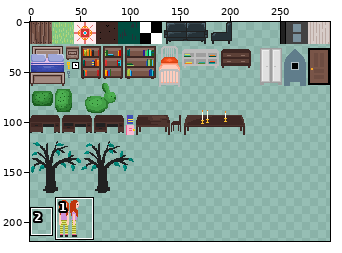
A sprite sheet gets an edit: game1/content/spritesheet.png. The picture above shows the old version from afar; the outline marks the close-up.
Close-up. Earlier state:
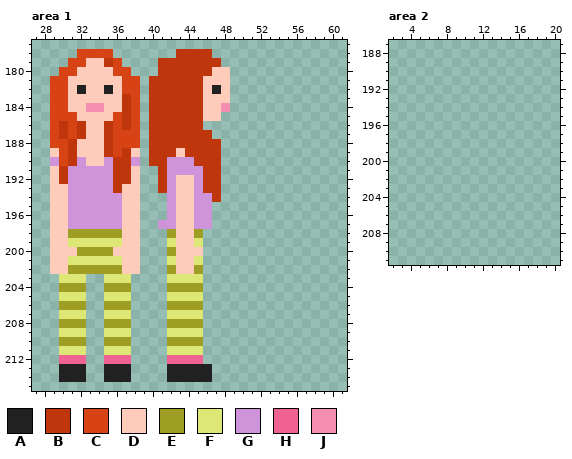
The file is 300x300 pixels. Shown: area 1: x 27..61, y 177..215; area 2: x 2..20, y 187..211. The wide view leaves out empty margins. The commit also changed other parts of the picture, which this record leaves out.
Palette (. is transparent): A #212121  B #bf360c  C #d84315  D #ffccbc  E #9e9d24  F #dce775  G #ce93d8  H #f06292  J #f48fb1
Pixels before, area 1, first column x 29:
178 ...CCCC.......BBBB..
179 ..CCDDBC....BBBBBBB.
180 .CCDDDDCC...BBBBBBDD
181 CCDDDDDDCC.BBBBBBDDD
182 CCDADDADCC.BBBBBBDAD
183 CCDDDDDDBC.BBBBBBDDD
184 CCDDJJDDBC.BBBBBBDDJ
185 CCCDDDDCBC.BBBBBBDD.
186 CBCBDDBCBC.BBBBBB...
187 CBCBDDBCCC.BBBBBBB..
188 CCBDDDBCCC.BBBBBBBB.
189 DCBDDDBCBD.BBBDBBBB.
190 GCBGDDGBBG.BBGGGBBB.
191 DBGGGGGBBD..BGGGGBB.
192 DBGGGGGBBD..BGDDGBB.
193 DDGGGGGBDD..BGDDGBB.
194 DDGGGGGGDD...GDDGGB.
195 DDGGGGGGDD...GDDGG..
196 DDGGGGGGDD...GDDGG..
197 DDGGGGGGDD..GGDDGG..
198 DDEEEEEEDD...EDDE...
199 DDFFFFFFDD...FDDF...
200 DDDEEEEDDD...EDDD...
201 DDFFFFFFDD...FDDF...
202 DDEEEEEEDD...EDDE...
203 .FFF..FFF....FFFF...
204 .EEE..EEE....EEEE...
205 .FFF..FFF....FFFF...
206 .EEE..EEE....EEEE...
207 .FFF..FFF....FFFF...
208 .EEE..EEE....EEEE...
209 .FFF..FFF....FFFF...
210 .EEE..EEE....EEEE...
211 .FFF..FFF....FFFF...
212 .HHH..HHH....HHHH...
213 .AAA..AAA....AAAAA..
214 .AAA..AAA....AAAAA..
After the commit:
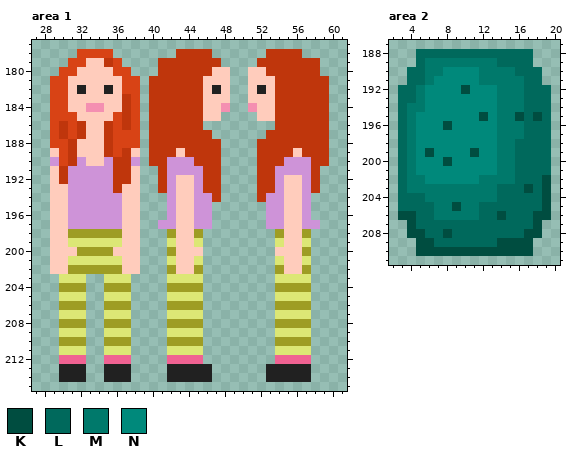
Colours new in this view: K #004d40  L #00695c  M #00796b  N #00897b
From old to new:
Area 1:
y 178: x 53..56 .... -> BBBB
y 179: x 52..58 ....... -> BBBBBBB
y 180: x 51..58 ........ -> DDBBBBBB
y 181: x 51..59 ......... -> DDDBBBBBB
y 182: x 51..59 ......... -> DADBBBBBB
y 183: x 51..59 ......... -> DDDBBBBBB
y 184: x 51..59 ......... -> JDDBBBBBB
y 185: x 52..59 ........ -> DDBBBBBB
y 186: x 54..59 ...... -> BBBBBB
y 187: x 53..59 ....... -> BBBBBBB
y 188: x 52..59 ........ -> BBBBBBBB
y 189: x 52..59 ........ -> BBBBDBBB
y 190: x 52..59 ........ -> BBBGGGBB
y 191: x 52..58 ....... -> BBGGGGB
y 192..193: x 52..58 ....... -> BBGDDGB
y 194: x 52..57 ...... -> BGGDDG
y 195..196: x 53..57 ..... -> GGDDG
y 197: x 53..58 ...... -> GGDDGG
y 198: x 54..57 .... -> EDDE
y 199: x 54..57 .... -> FDDF
y 200: x 54..57 .... -> DDDE
y 201: x 54..57 .... -> FDDF
y 202: x 54..57 .... -> EDDE
y 203: x 54..57 .... -> FFFF
y 204: x 54..57 .... -> EEEE
y 205: x 54..57 .... -> FFFF
y 206: x 54..57 .... -> EEEE
y 207: x 54..57 .... -> FFFF
y 208: x 54..57 .... -> EEEE
y 209: x 54..57 .... -> FFFF
y 210: x 54..57 .... -> EEEE
y 211: x 54..57 .... -> FFFF
y 212: x 54..57 .... -> HHHH
y 213..214: x 53..57 ..... -> AAAAA
Area 2:
y 188: x 5..17 ............. -> LLLLLLLLLLLLL
y 189: x 5..17 ............. -> LMMMMMMMMLLLL
y 190: x 4..18 ............... -> LLMMNNNNMMMMLLL
y 191: x 4..18 ............... -> LLMNNNNNMMMMMLL
y 192: x 3..19 ................. -> LLMNNNNKNNNMMMLLL
y 193: x 3..19 ................. -> LLMNNNNNNNNMMMLLL
y 194: x 3..19 ................. -> LMMNNNNNNNNMMMLLL
y 195: x 3..19 ................. -> LMNNNNNNNKNMMKLKL
y 196: x 3..19 ................. -> LMNNNKNNNNNMMMLLL
y 197: x 3..19 ................. -> LMNNNNNNNNNMMMLLL
y 198: x 3..19 ................. -> LMNNNNNNNNNMMLLLL
y 199: x 3..19 ................. -> LMNKNNNNKNNMMLLLL
y 200: x 3..19 ................. -> LMNNNKNNNNNMMLLLL
y 201: x 3..19 ................. -> LMNNNNNNNNNMMLLLL
y 202: x 3..19 ................. -> LMMNNNNNNMMMMLLLK
y 203: x 3..19 ................. -> LMMMMMMMMMMLLLKLK
y 204: x 3..19 ................. -> LLLMMMMMMMMLLLLLK
y 205: x 3..19 ................. -> LLLLMMKMMLLLLLLLK
y 206: x 3..19 ................. -> KKLLMMMMMLLKLLLKK
y 207: x 4..18 ............... -> KLLLLLLLLLLLLLK
y 208: x 4..18 ............... -> KKLLKLLLLLLLLKK
y 209: x 5..17 ............. -> KKLLLLLLLKKKK
y 210: x 5..17 ............. -> KKKKKKKKKKKKK
Pixel boxes of the changes (left, top, right, bottom) in both close-ups:
added: (248, 49, 329, 382)
added: (398, 49, 551, 256)
